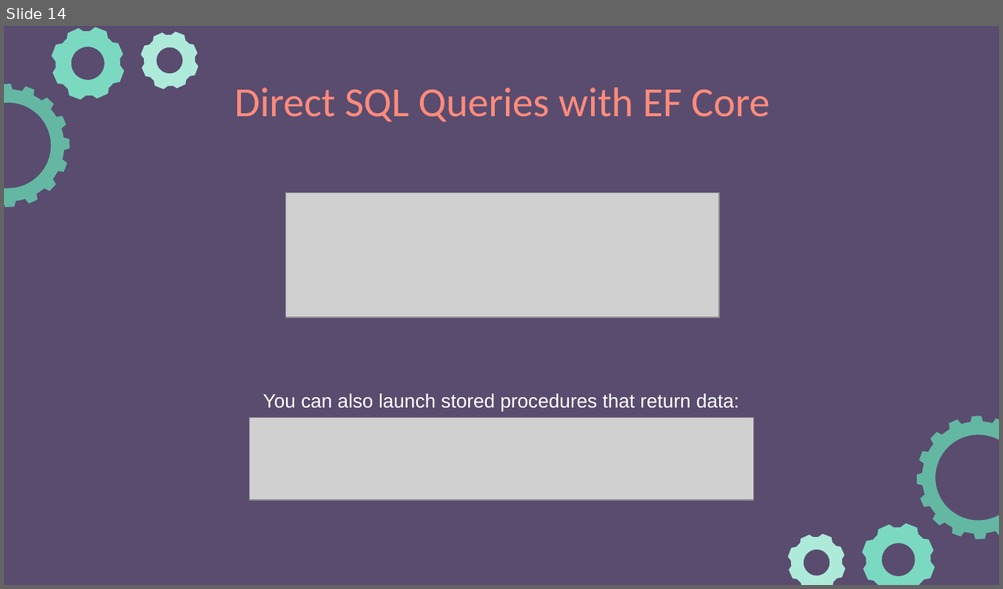
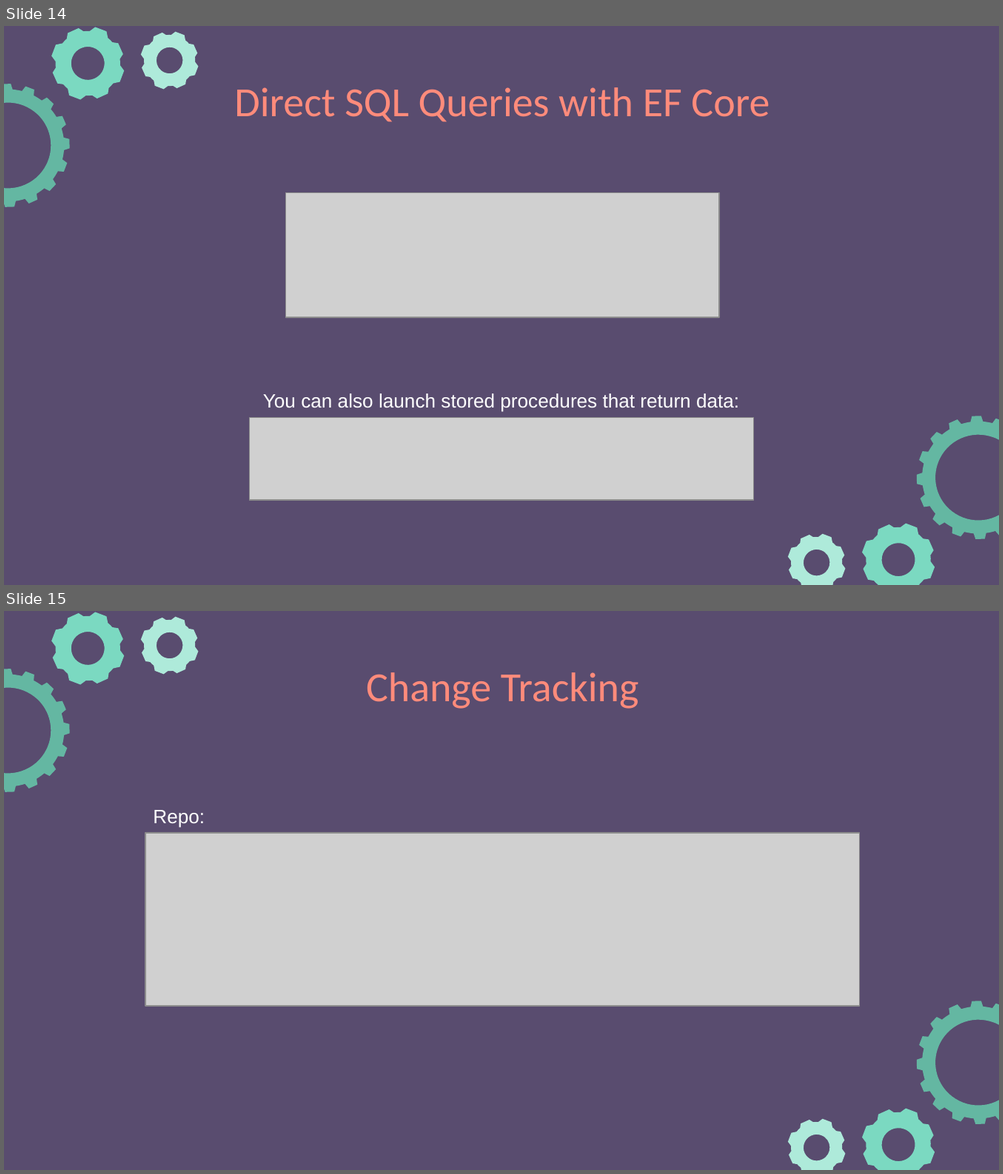
Before and after one commit to e-m-wilson/dotnet, a slide deck: Resources-Notes-Ppts/ASP-NET-Identity/ASPNET_Identity.pptx. Shown one above the other, each under a label of ours: slide 14 before the commit, slides 14 and 15 after it. The pictures are 1003x589 and 1003x1174 pixels, drawn with LibreOffice and Linux fonts; fonts in the diff are those of the drawing; grey boxes stand for pictures. Boxes give left, top, right and bottom in pixels: in the first picture for what was removed or moved away, otherwise in the second. Text is boxed around its words. In the diff, an @@ line names an element or a change of style, - is before the commit and + after.

```diff
--- a/Resources-Notes-Ppts/ASP-NET-Identity/ASPNET_Identity.pptx
+++ b/Resources-Notes-Ppts/ASP-NET-Identity/ASPNET_Identity.pptx
@@ slide 15 added at (4,611,999,1170), background #594C6F; not listed: 6 template elements that a slide beside it also shows @@
@@ title added at (366,672,639,709), 30 pt, text #FF8B7B @@
+Change Tracking
@@ text added at (153,810,205,828), 14 pt, text #FFFFFF @@
+Repo:
@@ picture added at (145,833,859,1006) @@
```
Also in this commit, not shown: 1 slide changed, 12 other slides added.
